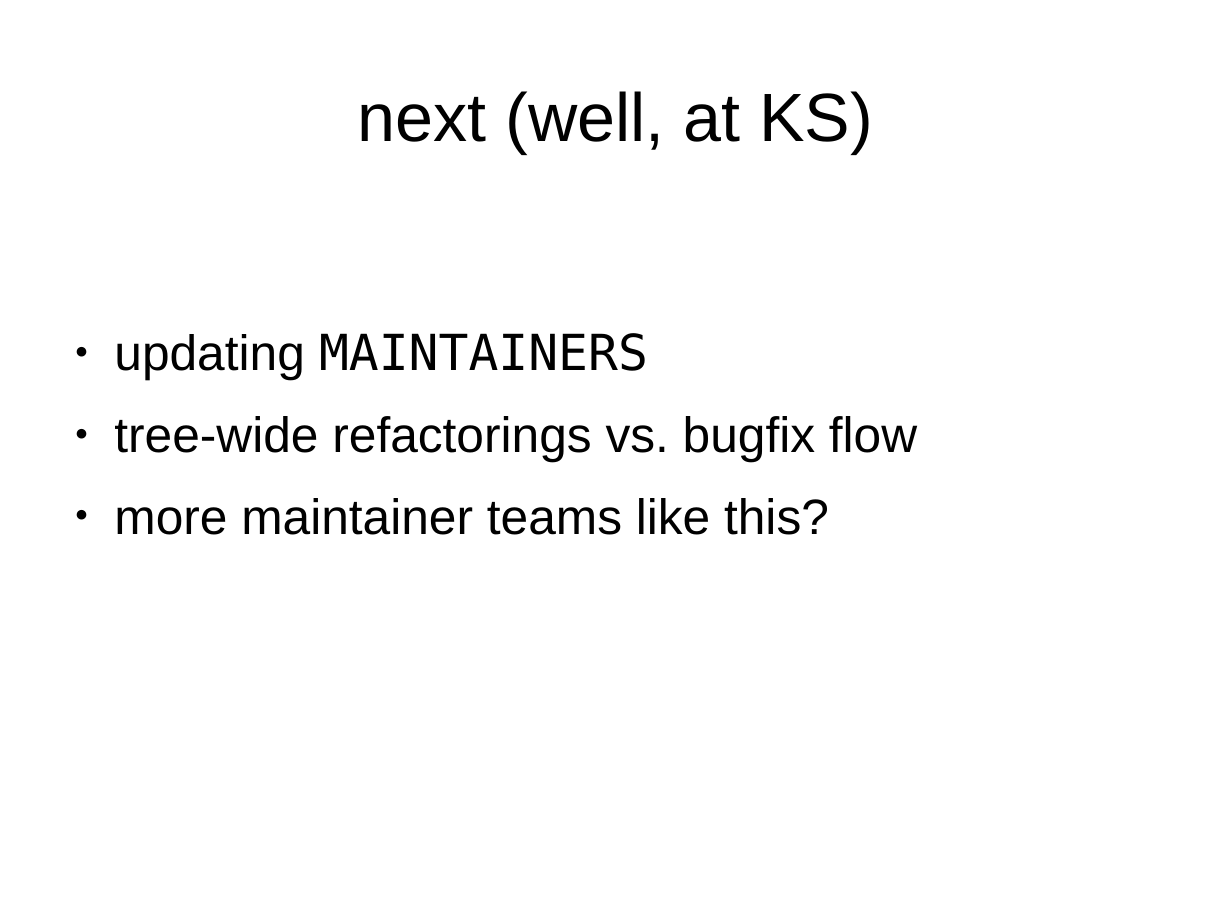
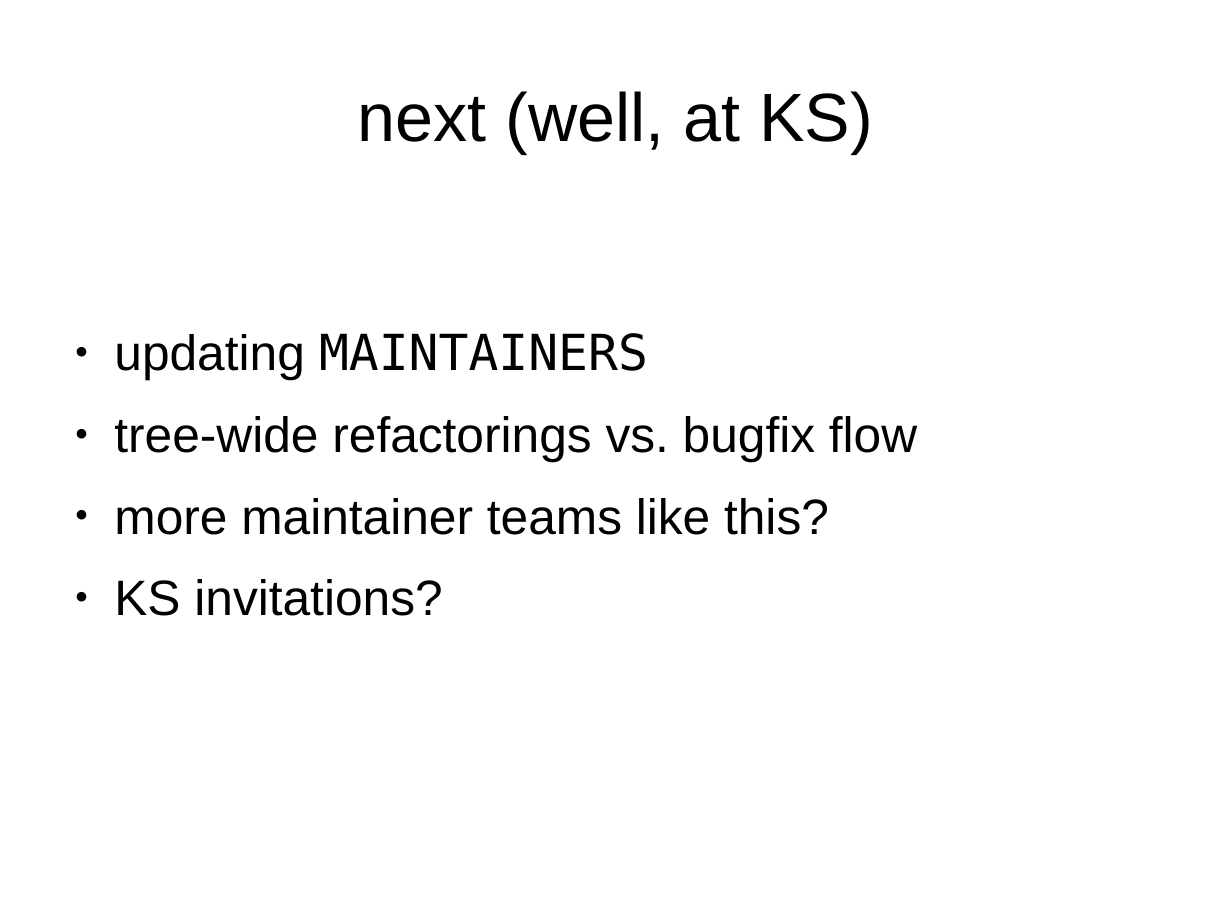
Before and after one commit to danvet/danvet.github.io, a slide deck: slide 12 of slides/kernel-recipes-2016-maintainer.odp. Drawn at 1232x924 pixels with LibreOffice and Linux fonts; fonts in the diff are those of the drawing. Boxes give left, top, right and bottom in pixels: in the first picture for what was removed or moved away, otherwise in the second. Text is boxed around its words. In the diff, an @@ line names an element or a change of style, - is before the commit and + after.

```diff
--- a/slides/kernel-recipes-2016-maintainer.odp
+++ b/slides/kernel-recipes-2016-maintainer.odp
@@ text at box(114, 579, 442, 616): paragraph added @@
+● KS invitations?
```
Also in this commit, not shown: 2 other files.
